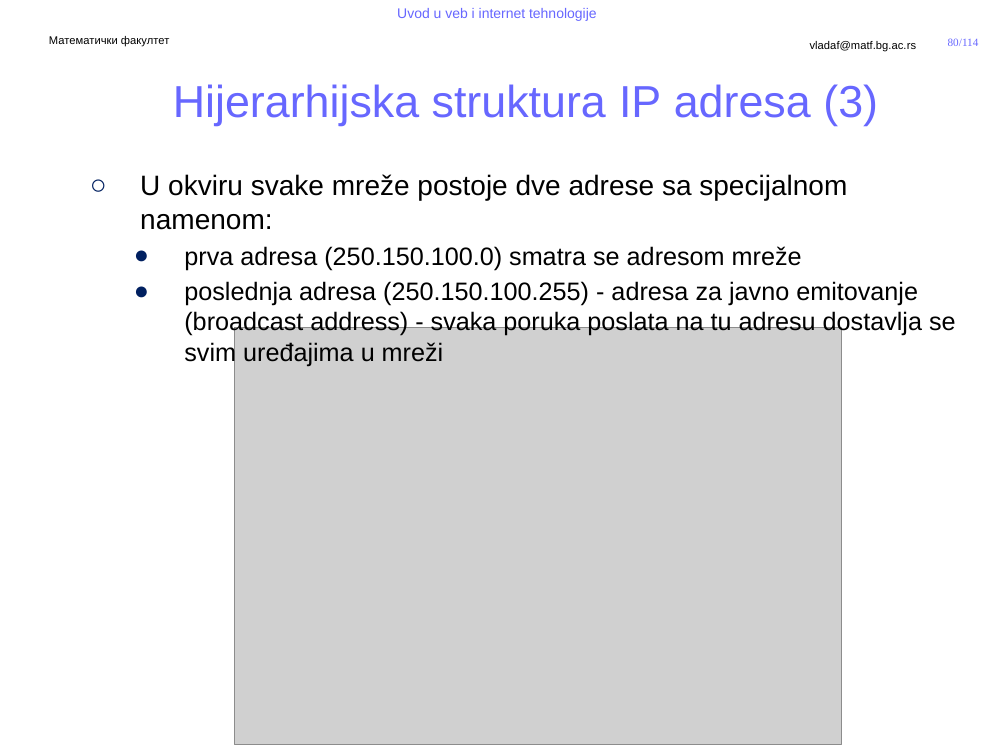
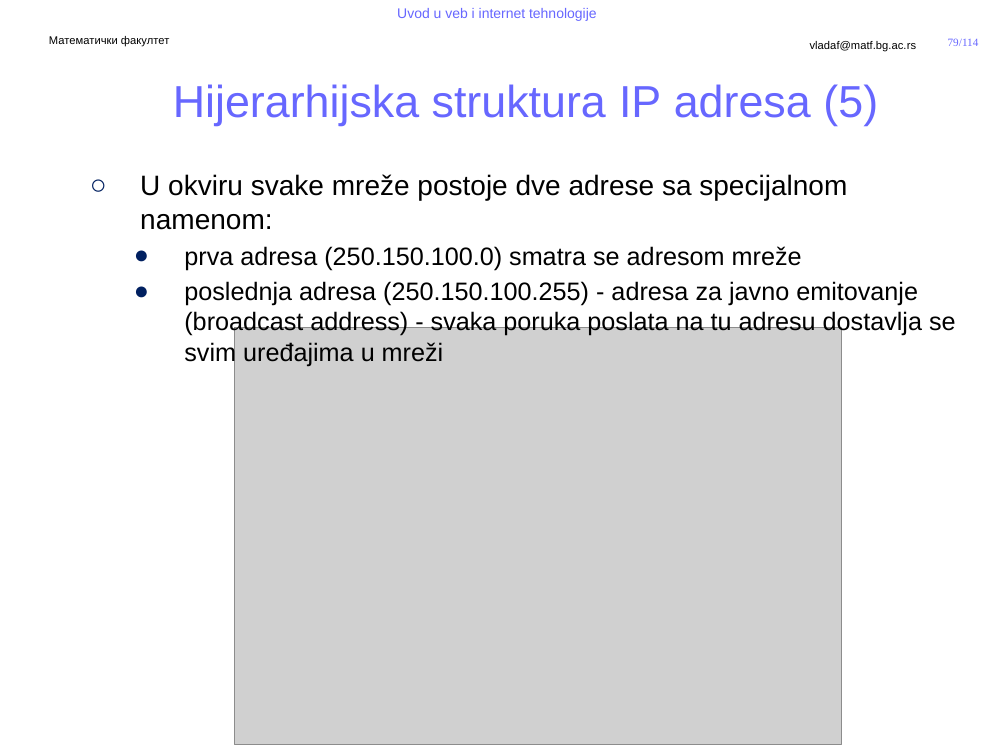
Before and after one commit to MatfUVIT/info, a slide deck: slide 79 of predavanja/prezentacije/UVIT01-02-Uvod u Internet.pptx (slide 80 before the commit). Drawn at 1008x756 pixels with LibreOffice and Linux fonts; fonts in the diff are those of the drawing; grey boxes stand for pictures; background and template pictures are left out. Boxes give left, top, right and bottom in pixels: in the first picture for what was removed or moved away, otherwise in the second. Text is boxed around its words. In the diff, an @@ line names an element or a change of style, - is before the commit and + after.

```diff
--- a/predavanja/prezentacije/UVIT01-02-Uvod u Internet.pptx
+++ b/predavanja/prezentacije/UVIT01-02-Uvod u Internet.pptx
@@ page number at bbox=[948, 38, 979, 46]: text changed @@
-80/114
+79/114
@@ title at bbox=[173, 84, 878, 126]: text changed @@
-Hijerarhijska struktura IP adresa (3)
+Hijerarhijska struktura IP adresa (5)
```
Also in this commit, not shown: 6 other slides changed, 1 slide added, 1 slide removed, 1 other file.
